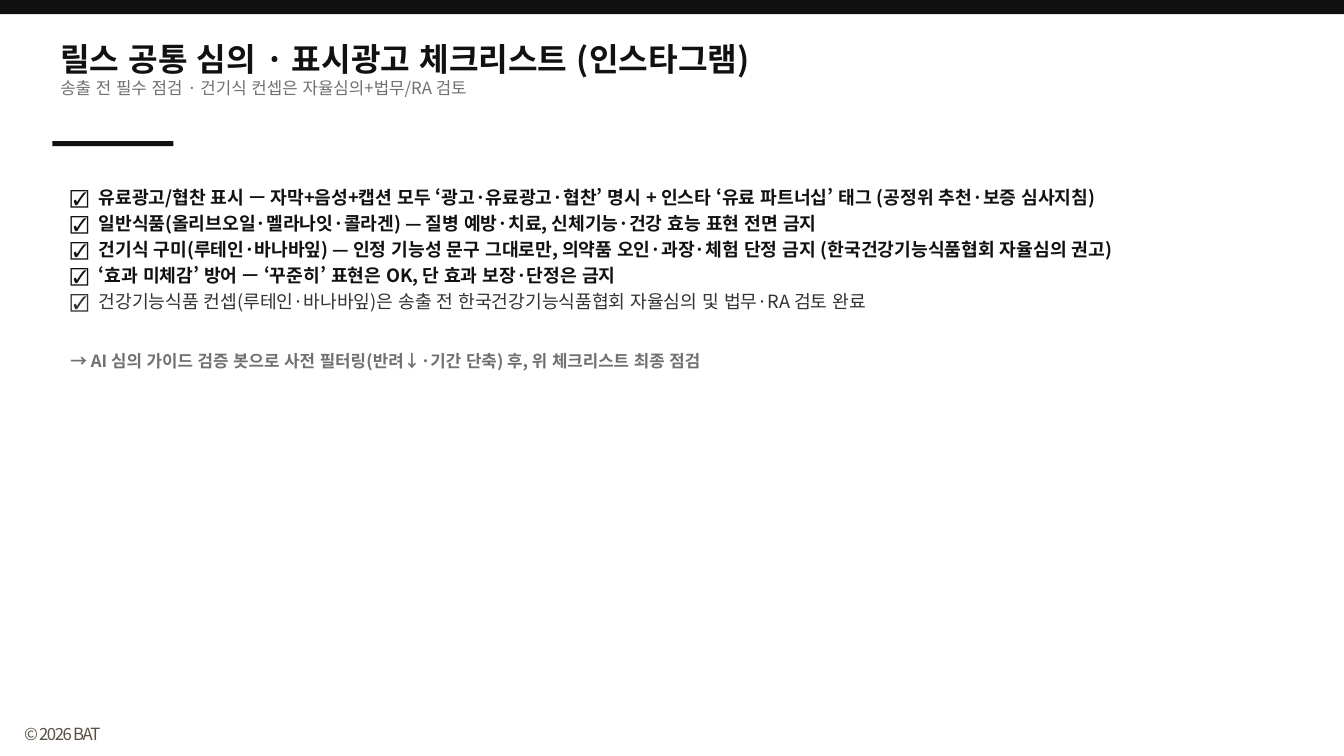
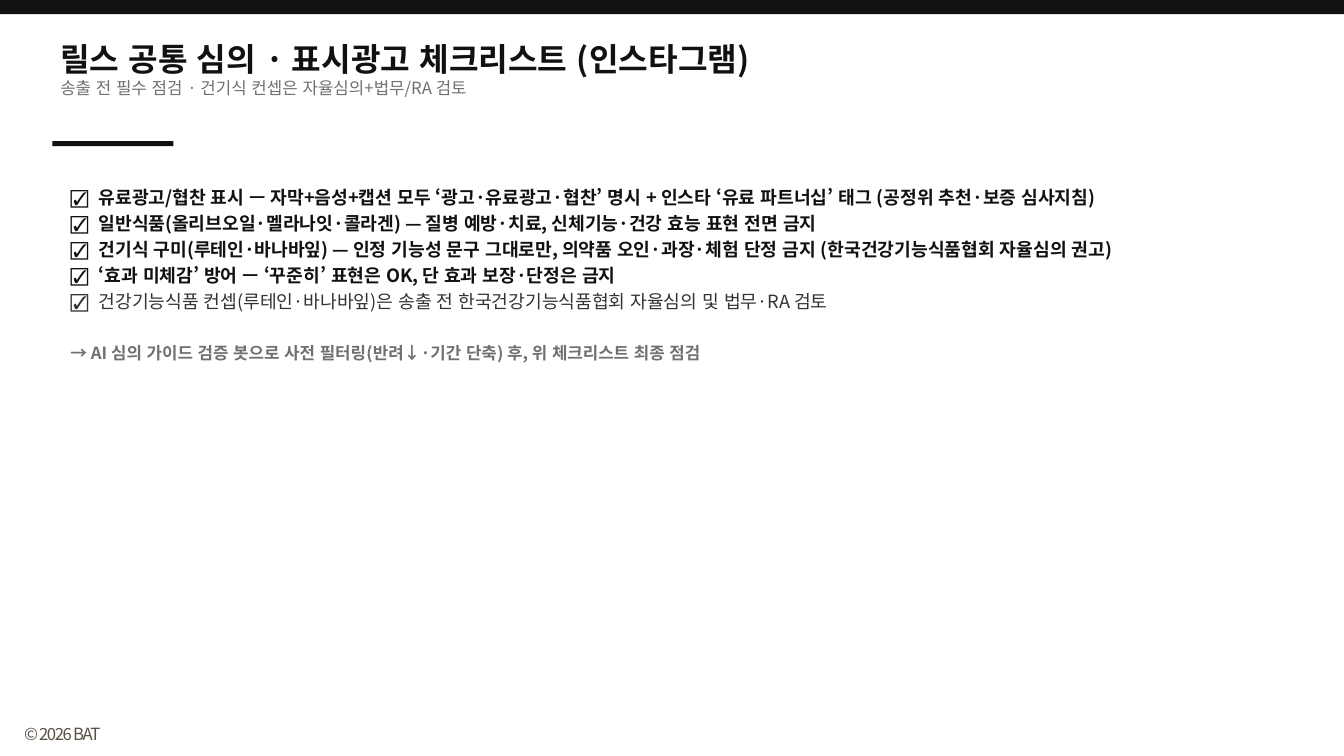
Before and after one commit to bat-han-26/oy_all-the-better_proposal, a slide deck: slide 28 of proposal/올더베러_제안덱_병합본.pptx (slide 29 before the commit). Drawn at 1344x756 pixels with LibreOffice and Linux fonts; fonts in the diff are those of the drawing. Boxes give left, top, right and bottom in pixels: in the first picture for what was removed or moved away, otherwise in the second. Text is boxed around its words. In the diff, an @@ line names an element or a change of style, - is before the commit and + after.

```diff
--- a/proposal/올더베러_제안덱_병합본.pptx
+++ b/proposal/올더베러_제안덱_병합본.pptx
@@ text at <box>99,292,827,312</box>: text changed @@
-☑ 건강기능식품 컨셉(루테인·바나바잎)은 송출 전 한국건강기능식품협회 자율심의 및 법무·RA 검토 완료
+☑ 건강기능식품 컨셉(루테인·바나바잎)은 송출 전 한국건강기능식품협회 자율심의 및 법무·RA 검토
```
Also in this commit, not shown: 16 other slides changed, 2 other files.
